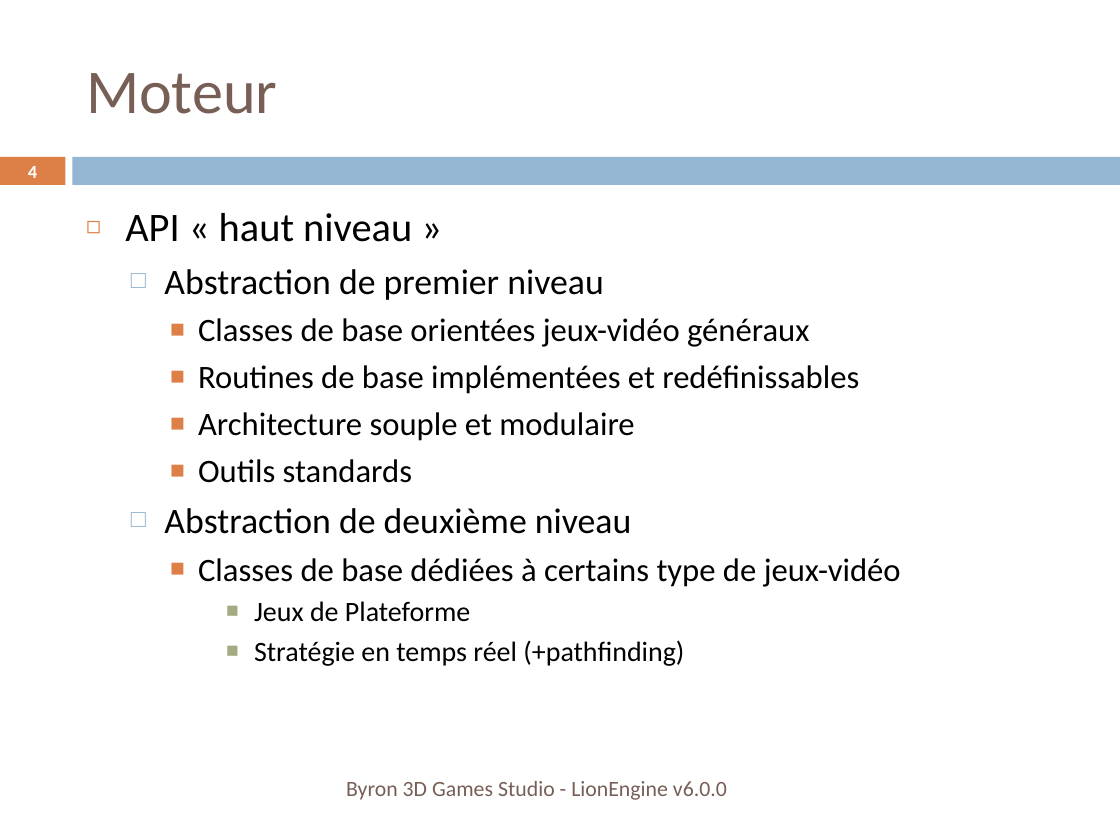
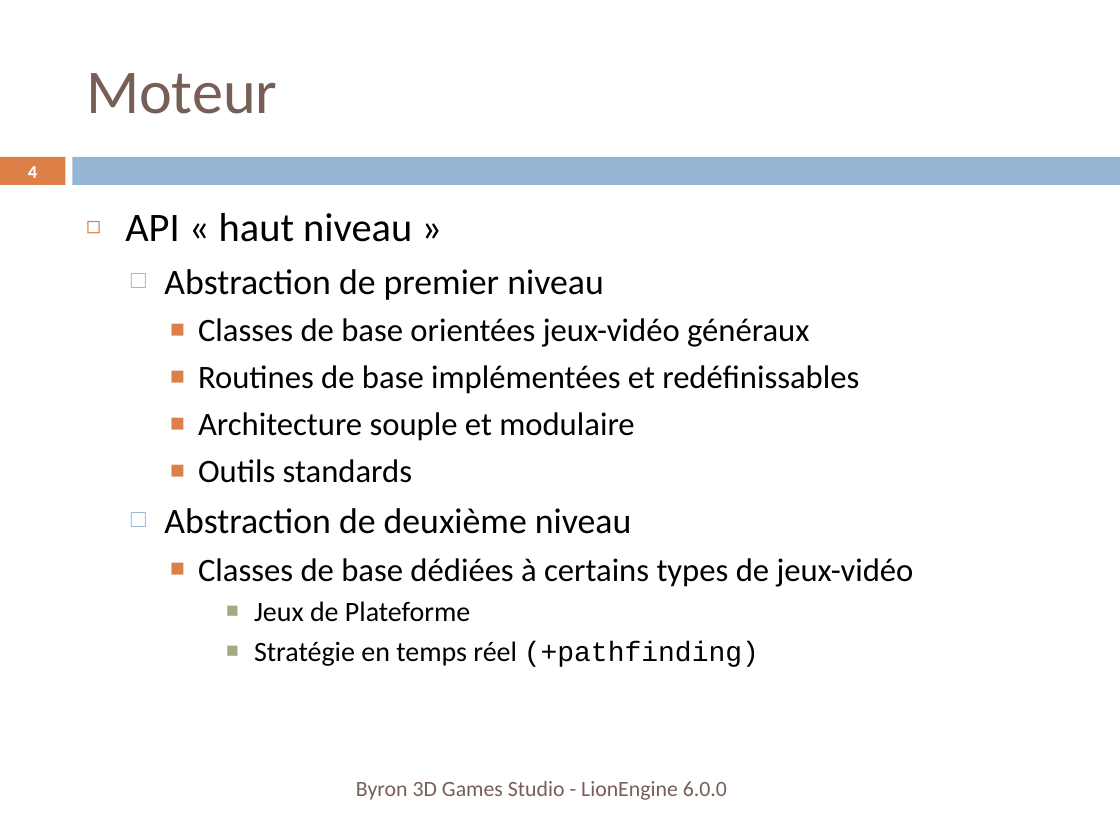
Before and after one commit to b3dgs/lionengine, a slide deck: slide 4 of doc/src/lionengine.pptx. Drawn at 1120x840 pixels with LibreOffice and Linux fonts; fonts in the diff are those of the drawing. Boxes give left, top, right and bottom in pixels: in the first picture for what was removed or moved away, otherwise in the second. Text is boxed around its words. In the diff, an @@ line names an element or a change of style, - is before the commit and + after.

```diff
--- a/doc/src/lionengine.pptx
+++ b/doc/src/lionengine.pptx
@@ text at (198,558,914,587): text changed @@
-    ■ Classes de base dédiées à certains type de jeux-vidéo
+    ■ Classes de base dédiées à certains types de jeux-vidéo
@@ text at (254,641,759,667): font Calibri to Courier New in "(+pathfinding)" @@
@@ text at (356,781,727,800): text changed @@
-Byron 3D Games Studio - LionEngine v6.0.0
+Byron 3D Games Studio - LionEngine 6.0.0
```
Also in this commit, not shown: 45 other slides changed, 12 other files.
